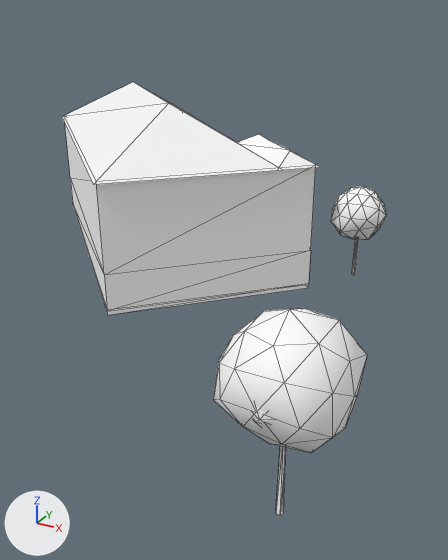
Renders of the glTF model cities/arlov-borggatan/pack/tiles/c-2_8.glb from each side of a commit.
One viewpoint serves both versions: a 50 mm lens placed at (-61.8, 455.1, 29.0), pointed at (-91.2, 508.4, 2.3). Lighting does not change. The marker at lower left points along +X, +Y and +Z. The first picture is the older version. Mesh edges are drawn as thin lines. Where no turn or scale is listed for an object, it has been applied to the vertices. Vertices at exactly the same position are counted once.

Names of what the first picture shows: 'SM_Building_w127101774', 'SM_Trees_-2_8'.
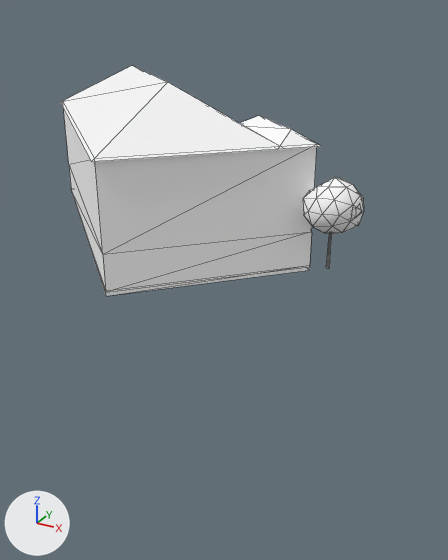
Pixel boxes (x1, y1, x2, y2) of what changed, in the pictures (448 x 560 px; the box of a moved part takes in the faces that stretch with it):
'SM_Building_w127101774', moved: before (62, 82, 319, 315); after (60, 65, 320, 296)
'SM_Trees_-2_8', reshaped, moved, rescaled (64% narrower, 72% shorter): before (213, 186, 386, 515); after (303, 177, 364, 268)
part 1 of me_sm_trees__2_8, moved or reshaped: before (352, 239, 358, 275); after (326, 234, 332, 268)
part 2 of me_sm_trees__2_8, added: after (303, 177, 364, 234)
part 3 of me_sm_trees__2_8, deleted: before (213, 186, 386, 515)

The edits, one by one:
me_sm_trees__2_8 is used by ob_sm_trees__2_8; location (-76.0, 499.8, 8.3); scale (22.7, 22.7, 22.7).
me_sm_trees__2_8 had 276 vertices, 504 faces and spanned x -0.32..0.32, y -1.0..1.0, z -0.31..0.31.
me_sm_trees__2_8 now has 138 vertices, 252 faces and spans x -0.62..0.62, y -0.59..0.59, z -1.0..1.0.
me_sm_trees__2_8 part 1: the loose piece of 12 vertices spanning x -0.2..-0.18, y 0.85..0.87, z -0.31..-0.11 is scaled about its middle by (3.8, 3.81, 4.2), then moved by (0.14, -0.84, -0.37).
me_sm_trees__2_8 part 2: a new loose piece of 42 vertices spanning x -0.62..0.62, y -0.59..0.59, z -0.23..1.0, in mat_m_leaf (white #ffffff).
me_sm_trees__2_8 part 3: 7 loose pieces with 264 vertices, spanning x -0.32..0.32, y -1.0..1.0, z -0.27..0.31, are deleted.
Other edits to the shape of me_sm_trees__2_8 do not show in these pictures.
Object 'SM_Building_w127101774' (ob_sm_building_w127101774) moves from (-106.2, 519.3, 10.0) to (-106.2, 519.3, 12.2).
Object 'SM_Trees_-2_8' (ob_sm_trees__2_8) moves from (-76.0, 499.8, 8.3) to (-81.5, 514.5, 8.3).
Object 'SM_Trees_-2_8' (ob_sm_trees__2_8) is rescaled from (22.7, 22.7, 22.7) to (4.96, 4.96, 4.96).
